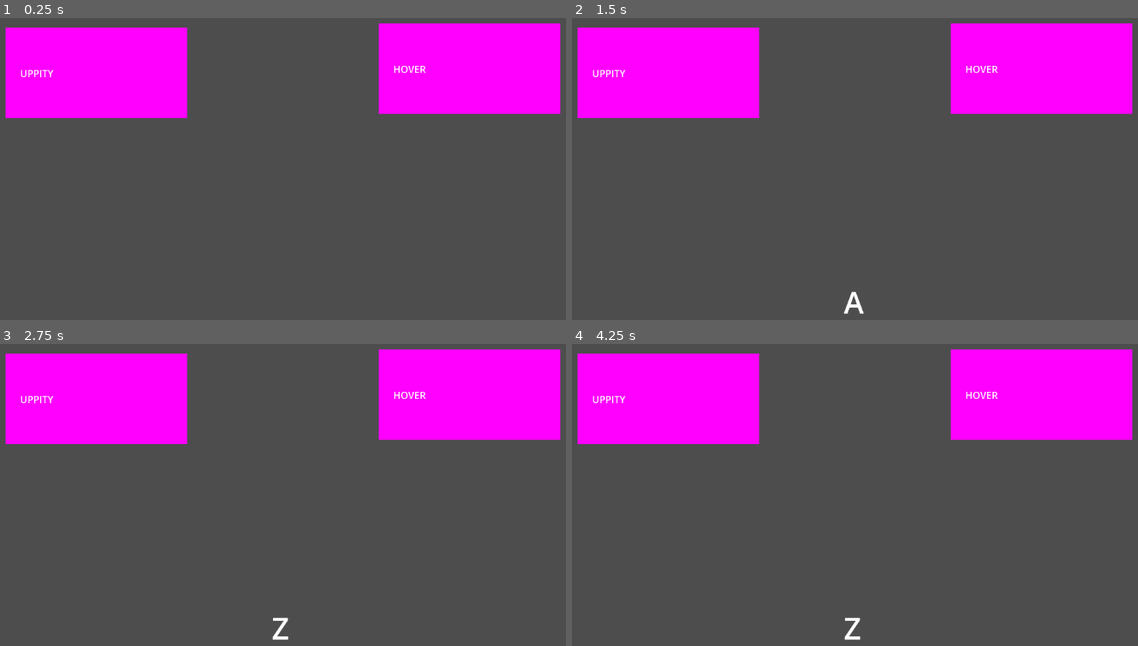
Above: before the commit, frames 1-4 (two rows, left to right).
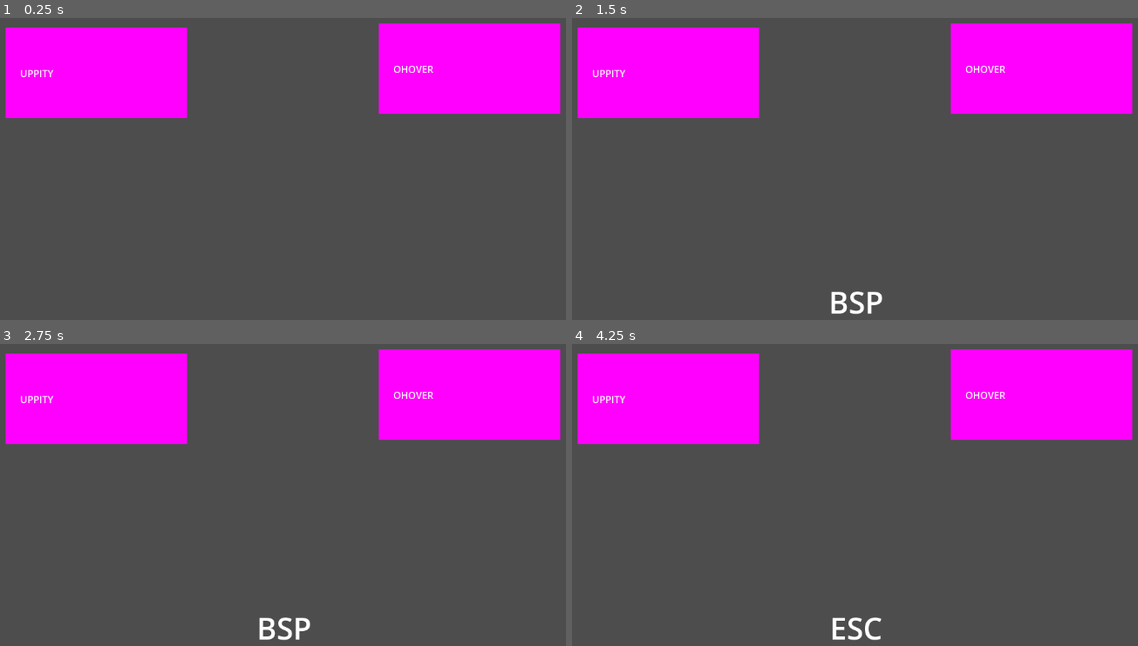
Above: after the commit, the same moments.

Repository: mayurdw/brackeys-25.1-game-jam
Game: Godot game, scene res://scenes/manager.tscn
The game is run twice, just before and just after one commit, with the same random seed, the same clock (stepped at 60 frames per second) and the same inputs. The project has no main scene, so this scene is started directly.
Inputs:
- Up to frame 1 (0.25 s): no input
- Up to frame 2 (1.5 s): tap Enter at 0.5 s; tap Z at 0.6 s; tap Backspace at 0.8, 1.35 s; tap Space at 1.25 s; hold A from 1.28 s (still down)
- Up to frame 3 (2.75 s): tap Z at 1.55, 2.1 s; tap Enter at 2 s; release A at 2.03 s; tap Backspace at 2.3 s
- Up to frame 4 (4.25 s): tap Space at 2.75 s; tap Backspace at 2.85, 3.8 s; tap Z at 3.05, 3.6 s; tap Enter at 3.5 s; hold A from 3.53 s (still down); tap Escape at 4.15 s

The runs differ from the first frame. In frame 1, 0.1% of the frame differs, in the area x 69-77%, y 15-19%; in frame 2, 0.5%, in the area x 45-77%, y 15-98%; in frame 3, 0.5%; in frame 4, 0.4%.

Commit message:
EOD 2: Added Esc + Backspace capability to clear out words

Diff:
--- a/scenes/manager.tscn
+++ b/scenes/manager.tscn
@@ -11,7 +11,7 @@
 
 [node name="Lettered Box" parent="Boxes Parent" instance=ExtResource("2_a8pkj")]
 position = Vector2(730, 153)
-box_word = "HOVER"
+box_word = "OHOVER"
 
 [node name="Lettered Box2" parent="Boxes Parent" instance=ExtResource("2_a8pkj")]
 position = Vector2(113, 160)
--- a/scripts/lettered_box.gd
+++ b/scripts/lettered_box.gd
@@ -16,3 +16,6 @@
 	label.append_text ( box_word.substr( 0, length ) )
 	label.pop()
 	label.append_text ( box_word.substr( length ) )
+
+func reset_count () -> void:
+	label.text = box_word
--- a/scripts/manager.gd
+++ b/scripts/manager.gd
@@ -3,8 +3,11 @@
 @onready var boxes: Node2D = $"Boxes Parent"
 @onready var display: Control = $Control/TypedLetter
 
-var word_typed_so_far := ""
-var selected_index := -1
+const _invalid_index := -1
+const _invalid_selection := ""
+
+var word_typed_so_far := _invalid_selection
+var selected_index := _invalid_index
 var _list_of_words : Array [ Box ] = []
 
 func _ready () -> void:
@@ -12,37 +15,63 @@
 		if box is Box:
 			_list_of_words.append( box )
 
+func _set_selection ( index: int = _invalid_index, character : String = _invalid_selection ) -> void:
+	selected_index = index
+	word_typed_so_far = character
+
+func _on_selected_index ( character : String ) -> void:
+	# Something is typed so far
+	var box := _list_of_words[ selected_index ]
+	var word := box.box_word
+	var typed_length := word_typed_so_far.length()
+
+	if character == word[ typed_length ]:
+		word_typed_so_far += character
+		box.selected_count ( word_typed_so_far.length() )
+		if word_typed_so_far == word:
+			_list_of_words.erase( box )
+			box.word_typed()
+			_set_selection()
+
+func _on_new_word ( character : String ) -> void:
+	var index := selected_index
+	for word in _list_of_words:
+		index += 1
+		if ( word.box_word.begins_with ( character ) ):
+			_set_selection( index, character )
+			word.selected_count ( 1 )
+			return
+	print ( "Character Not Found in Words = " + character )
+
+func _on_back_space () -> void:
+	display.letter_typed ( "BSP" )
+	if selected_index >= 0:
+		var typed_length = word_typed_so_far.length()
+
+		if typed_length == 1:
+			_list_of_words[selected_index].reset_count()
+			_set_selection()
+		else:
+			word_typed_so_far[ typed_length - 1 ] = ""
+			_list_of_words[selected_index].selected_count( typed_length - 1 )
+
 func _char_entered ( character : String ) -> void:
 	if selected_index >= 0:
-		# Something is typed so far
-		var box := _list_of_words[ selected_index ]
-		var word := box.box_word
-		var typed_length := word_typed_so_far.length()
-
-		if character == word[ typed_length ]:
-			word_typed_so_far += character
-			box.selected_count ( word_typed_so_far.length() )
-			if word_typed_so_far == word:
-				_list_of_words.erase( box )
-				box.word_typed()
-				selected_index = -1
-				word_typed_so_far = ""
+		_on_selected_index( character )
 	else:
-		var index := selected_index
-		for word in _list_of_words:
-			index += 1
-			if ( word.box_word.begins_with ( character ) ):
-				word_typed_so_far = character
-				selected_index = index
-				word.selected_count ( 1 )
-				return
-		print ( "Character Not Found in Words = " + character )
+		_on_new_word( character )
 
 func _input ( event: InputEvent ) -> void:
 	if event is InputEventKey and event.is_pressed():
-		if ( event.keycode >= KEY_A and event.keycode <= KEY_Z ):
+		if event.keycode >= KEY_A and event.keycode <= KEY_Z:
 			var character = String.chr ( event.keycode )
 			display.letter_typed ( character )
 			_char_entered( character )
+		elif KEY_ESCAPE == event.keycode:
+			display.letter_typed ( "ESC" )
+			_list_of_words[selected_index].reset_count()
+			_set_selection()
+		elif KEY_BACKSPACE == event.keycode:
+			_on_back_space()
 		else:
 			print ( "Event Key Pressed = " + str ( event.keycode ) )
Not shown, changed: .gitignore
